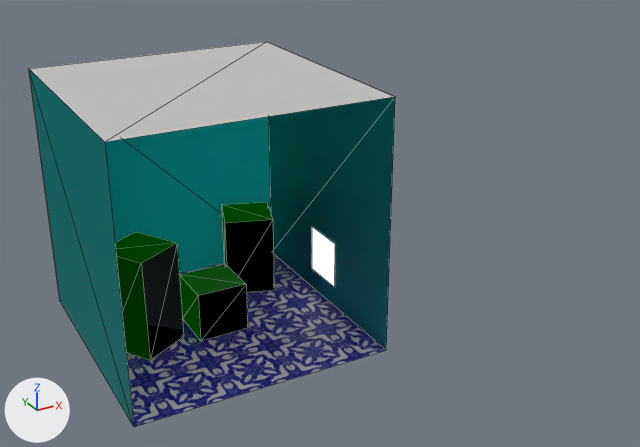
The Blender file VulkanRT/res/box/cornellbox.blend: old version first, new version second.
Camera for both pictures: a camera (50 mm lens) standing at (-11.3, -29.5, 18.2) and looking at (4.6, -0.5, 3.7). The axes (+X, +Y, +Z) are drawn at lower left. The lights are the same throughout. Mesh edges are drawn as thin lines.

In view in the first picture: 'BackWall', 'BlueCube', 'Ceiling', 'Floor', 'GreenCube', 'LeftWall', 'Light', 'RedCube', 'RightWall'.
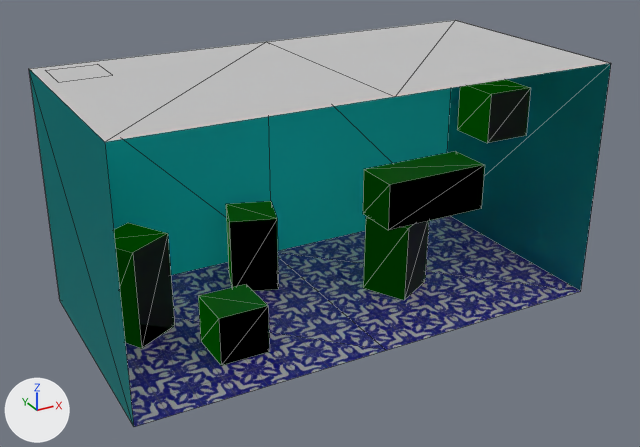
The change, as a list of edits to the scene's bpy script:
```text
Change ob_bluecube:
    ob_bluecube.location: (0.0, 0.0, 0.0) -> (0.0, -2.0, 0.0)
Change ob_greencube:
    ob_greencube.location: (0.0, 0.0, 0.0) -> (0.2, 0.0, 0.0)
Change ob_redcube:
    ob_redcube.location: (0.0, 0.0, 0.0) -> (0.0, 1.0, 0.0)
Change ob_rightwall:
    ob_rightwall.location: (0.0, 0.0, 0.0) -> (10.0, 0.0, 0.0)
Add ob_bluecube_002:
    ob_bluecube_002 = bpy.data.objects.new('BlueCube.002', me_bluecube_002)  # a box spanning x -1.0..1.0, y 0.04..2.04, z -1.0..1.0; in mat_metal_004 (its picture is missing)
    ob_bluecube_002.location = (9.34, -0.91, 3.37)
    ob_bluecube_002.rotation_euler = (1.571, 0.0, 0.0)  # degrees (90, 0, 0)
    ob_bluecube_002.scale = (2.37, 1.0, 1.0)
Add ob_greencube_001:
    ob_greencube_001 = bpy.data.objects.new('GreenCube.001', me_greencube_001)  # 8 vertices, 12 faces; spans x 1.47..4.02, y 0.04..3.37, z -3.94..-1.4; in mat_metal_002 (its picture is missing)
    ob_greencube_001.location = (8.34, -4.55, 0.0)
    ob_greencube_001.rotation_euler = (1.585, 0.0, 0.847)  # degrees (91, 0, 49)
Add ob_bluecube_001:
    ob_bluecube_001 = bpy.data.objects.new('BlueCube.001', me_bluecube_001)  # a box spanning x -1.0..1.0, y 0.04..2.04, z -1.0..1.0; in mat_metal_001 (its picture is missing)
    ob_bluecube_001.location = (11.84, -2.0, 6.79)
    ob_bluecube_001.rotation_euler = (1.571, 0.0, 0.0)  # degrees (90, 0, 0)
Add ob_ceiling_001:
    ob_ceiling_001 = bpy.data.objects.new('Ceiling.001', me_ceiling_001)  # 4 vertices, 2 faces; spans x -5.0..5.0, y 10.0, z -5.0..5.0; in mat_ceiling_001 (its picture is missing)
    ob_ceiling_001.location = (10.0, 0.0, 0.0)
    ob_ceiling_001.rotation_euler = (1.571, 0.0, 0.0)  # degrees (90, 0, 0)
Add ob_backwall_001:
    ob_backwall_001 = bpy.data.objects.new('BackWall.001', me_backwall_001)  # 4 vertices, 2 faces; spans x -5.0..5.0, y 0.0..10.0, z -5.0; in mat_plaster_001 (its picture is missing)
    ob_backwall_001.location = (10.0, 0.0, 0.0)
    ob_backwall_001.rotation_euler = (1.571, 0.0, 0.0)  # degrees (90, 0, 0)
Add ob_floor_001:
    ob_floor_001 = bpy.data.objects.new('Floor.001', me_floor_001)  # 4 vertices, 2 faces; spans x -5.0..5.0, y 0.0, z -5.0..5.0; in mat_floor_001 (picture img_tiles_png_001)
    ob_floor_001.location = (10.0, 0.0, 0.0)
    ob_floor_001.rotation_euler = (1.571, 0.0, 0.0)  # degrees (90, 0, 0)
```

Pixel boxes [x1, y1, x2, y2] of what changed, in the pictures (640 x 447 px):
'RightWall', moved
    before: [269, 97, 395, 350]
    after: [447, 63, 611, 291]
'Floor.001', added (blue)
    after: [278, 216, 580, 350]
'BackWall.001', added (cyan)
    after: [269, 88, 451, 251]
'Ceiling.001', added
    after: [267, 20, 609, 97]
'RedCube', moved
    before: [115, 232, 184, 360]
    after: [114, 223, 175, 348]
'BlueCube.002', added
    after: [363, 151, 485, 230]
'BlueCube', moved
    before: [180, 264, 248, 341]
    after: [198, 284, 269, 366]
'GreenCube', moved
    before: [222, 202, 274, 293]
    after: [226, 201, 278, 291]
'GreenCube.001', added
    after: [363, 216, 429, 300]
'BlueCube.001', added
    after: [457, 80, 531, 143]
